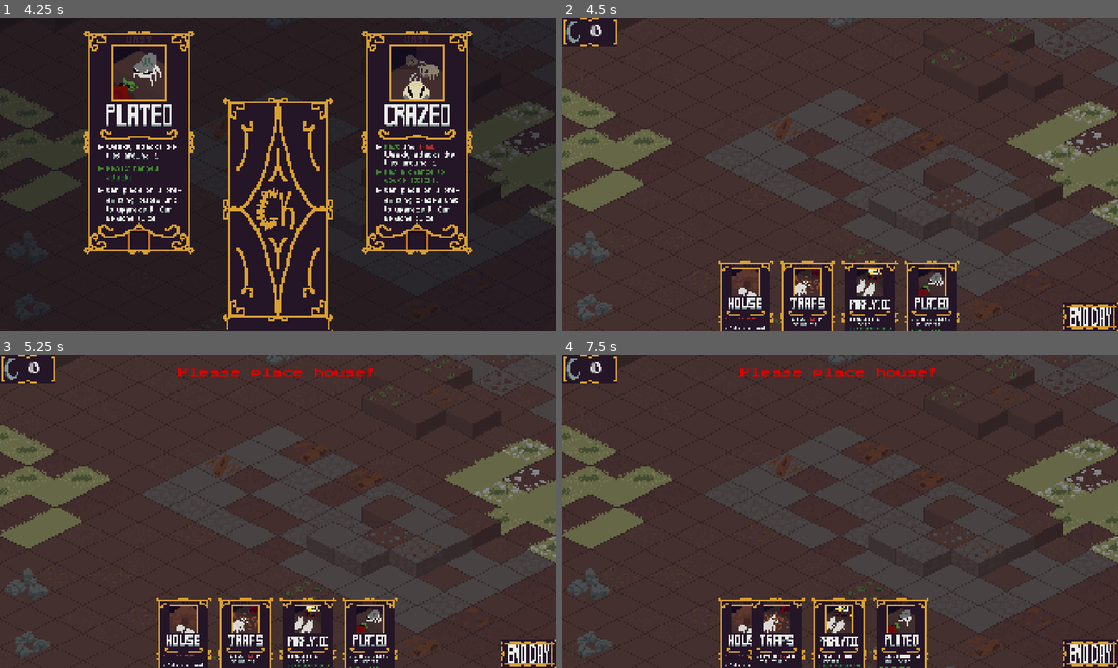
Above: before the commit, frames 1-4 (two rows, left to right).
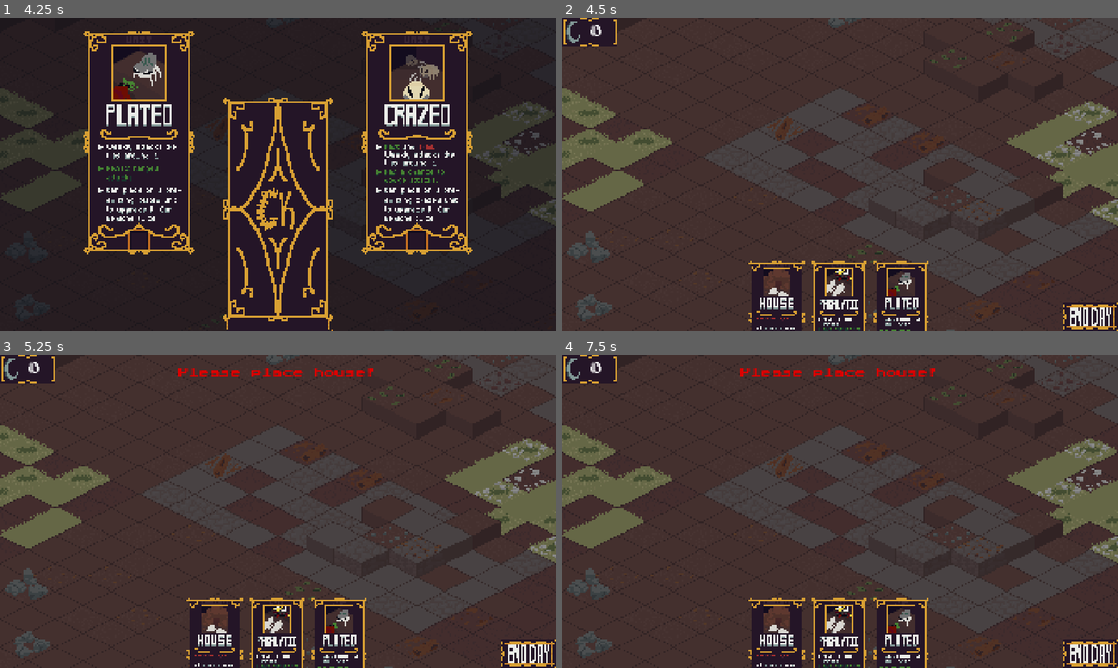
Above: after the commit, the same moments.

Repository: LogCheung/Critterking
Game: Godot game, scene res://World/Scenes/world.tscn
The game is run twice, just before and just after one commit, with the same random seed, the same clock (stepped at 60 frames per second) and the same inputs.
Inputs (mouse positions are in pixels of both pictures, inside the frame that each line leads up to):
- Up to frame 1 (4.25 s): click (500, 58) at 0.5 s; tap Enter (ui_accept) at 1.25, 1.52 s; move the mouse to (400, 158) at 1.27 s; hold S (camera_move_down) 1.28-2 s; click (400, 158) at 1.42 s; click (272, 215) at 2 s; click (139, 143) at 2.77 s; click (272, 215) at 3.5 s
- Up to frame 2 (4.5 s): click (701, 143) at 4.27 s
- Up to frame 3 (5.25 s): click (528, 652) at 5 s
- Up to frame 4 (7.5 s): click (1090, 652) at 5.75 s; click (1090, 652) at 6.5 s; click (745, 655) at 7.27 s

Frame 1 is identical in both runs. In frame 2, 6.0% of the frame differs, in the area x 28-72%, y 77-100%; in frame 3, 6.0%; in frame 4, 1.5%.

Commit message:
Update world.gd

Diff:
--- a/minibadkings/World/Scripts/world.gd
+++ b/minibadkings/World/Scripts/world.gd
@@ -61,10 +61,10 @@
 
 	for i in range(1):
 		add_house_card()
-	for i in range(1):
-		var hCard : Card = preload("res://UI/Scenes/card.tscn").instantiate()
-		hCard.type = Card.CARDTYPE.TRAPS
-		ui.hand.get_child(0).add_child(hCard)
+	#for i in range(1):
+		#var hCard : Card = preload("res://UI/Scenes/card.tscn").instantiate()
+		#hCard.type = Card.CARDTYPE.TRAPS
+		#ui.hand.get_child(0).add_child(hCard)
 	#for i in range(2):
 		#var hCard : Card = preload("res://UI/Scenes/card.tscn").instantiate()
 		#hCard.type = Card.CARDTYPE.NURSERY
